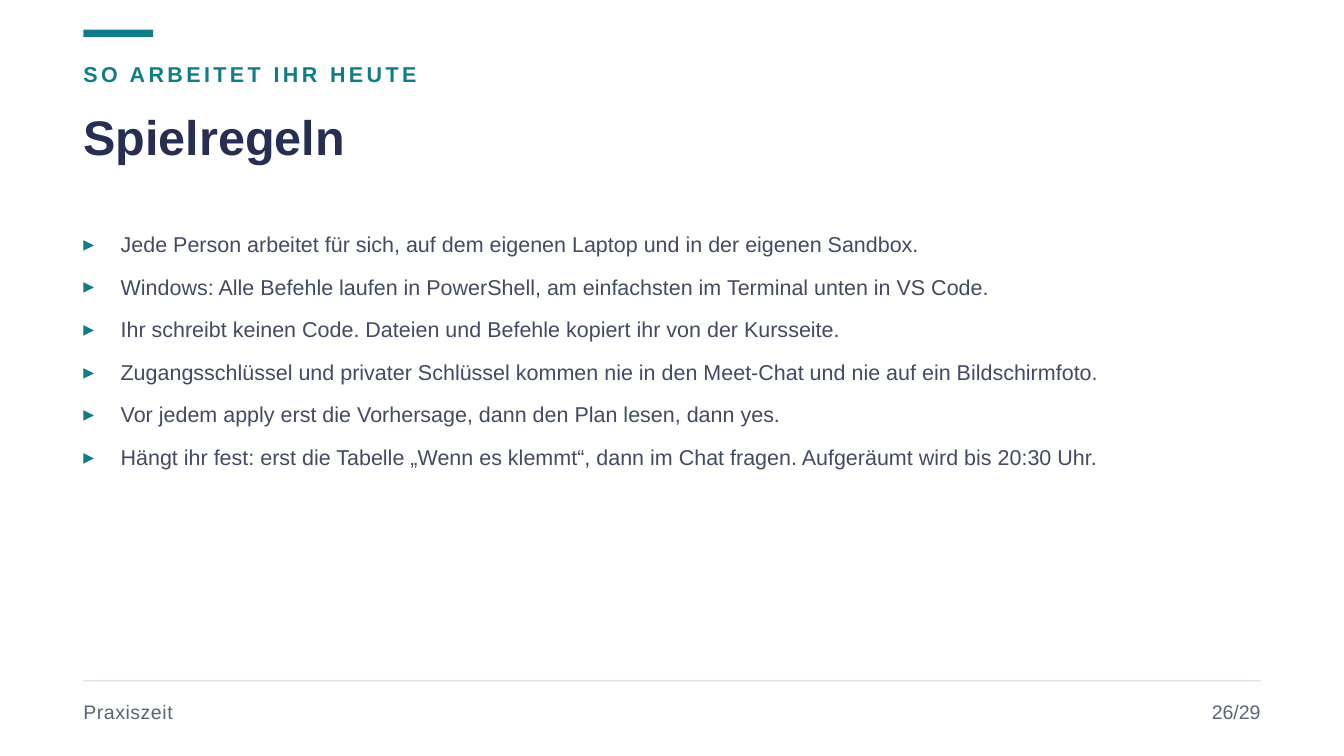
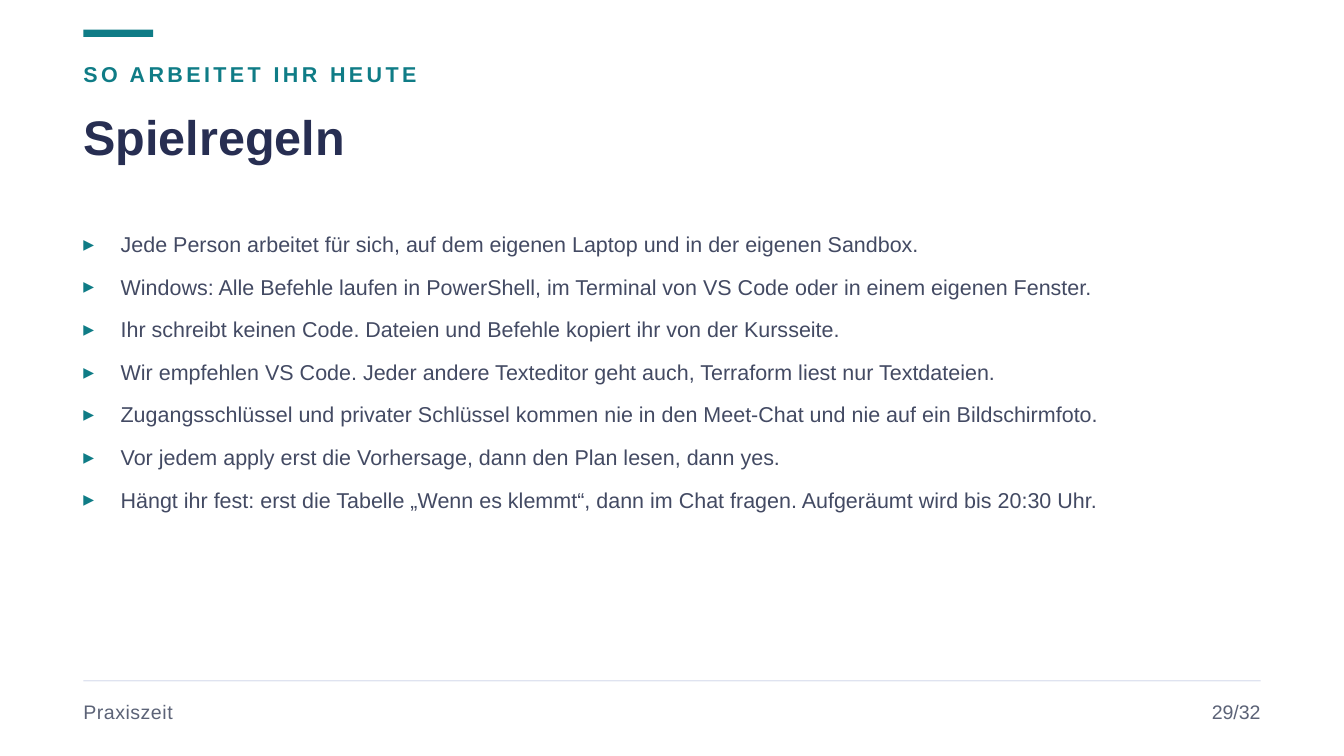
Before and after one commit to JacobMenge/kurs-unterlagen, a slide deck: slide 33 of folien/19-terraform-lokal.pptx (slide 30 before the commit). Drawn at 1344x756 pixels with LibreOffice and Linux fonts; fonts in the diff are those of the drawing. Boxes give left, top, right and bottom in pixels: in the first picture for what was removed or moved away, otherwise in the second. Text is boxed around its words. In the diff, an @@ line names an element or a change of style, - is before the commit and + after.

```diff
--- a/folien/19-terraform-lokal.pptx
+++ b/folien/19-terraform-lokal.pptx
@@ text at (121, 279, 1092, 300): text changed @@
-▸ Windows: Alle Befehle laufen in PowerShell, am einfachsten im Terminal unten in VS Code.
+▸ Windows: Alle Befehle laufen in PowerShell, im Terminal von VS Code oder in einem eigenen Fenster.
@@ text at (121, 364, 995, 385): paragraph added @@
+▸ Wir empfehlen VS Code. Jeder andere Texteditor geht auch, Terraform liest nur Textdateien.
@@ text at (1212, 705, 1261, 719): text changed @@
-26/29
+29/32
```
Also in this commit, not shown: 28 other slides changed, 3 slides added, 2 other files.
